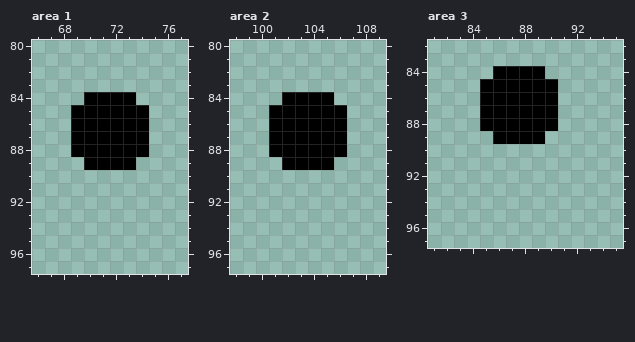
Two states of a pixel-art file, Assets/Tiles/TileSet.aseprite. Above, as it was before the edit.
256x256 pixels, 1 frame. Colours within 5 levels of each other are drawn and written as one. Shown: area 1: x 66..77, y 80..97; area 2: x 98..109, y 80..97; area 3: x 81..95, y 82..97. The commit also changed other parts of the picture, which this record leaves out.
Now the later version:
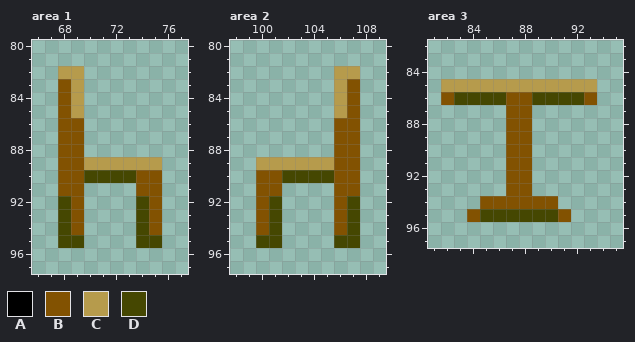
Palette (. is transparent): A #000000  B #825201  C #b69b4c  D #454701
Difference:
--- area 1
@@ x 66..77 @@
 81 ............
-82 ............
-83 ............
-84 ....AAAA....
-85 ...AAAAAA...
-86 ...AAAAAA...
-87 ...AAAAAA...
-88 ...AAAAAA...
-89 ....AAAA....
-90 ............
-91 ............
-92 ............
-93 ............
-94 ............
-95 ............
+82 ..CC........
+83 ..BC........
+84 ..BC........
+85 ..BC........
+86 ..BB........
+87 ..BB........
+88 ..BB........
+89 ..BBCCCCCC..
+90 ..BBDDDDBB..
+91 ..BB....BB..
+92 ..DB....DB..
+93 ..DB....DB..
+94 ..DB....DB..
+95 ..DD....DD..
 96 ............
--- area 2
@@ x 98..109 @@
 81 ............
-82 ............
-83 ............
-84 ....AAAA....
-85 ...AAAAAA...
-86 ...AAAAAA...
-87 ...AAAAAA...
-88 ...AAAAAA...
-89 ....AAAA....
-90 ............
-91 ............
-92 ............
-93 ............
-94 ............
-95 ............
+82 ........CC..
+83 ........CB..
+84 ........CB..
+85 ........CB..
+86 ........BB..
+87 ........BB..
+88 ........BB..
+89 ..CCCCCCBB..
+90 ..BBDDDDBB..
+91 ..BB....BB..
+92 ..BD....BD..
+93 ..BD....BD..
+94 ..BD....BD..
+95 ..DD....DD..
 96 ............
--- area 3
@@ x 81..95 @@
 83 ...............
-84 .....AAAA......
-85 ....AAAAAA.....
-86 ....AAAAAA.....
-87 ....AAAAAA.....
-88 ....AAAAAA.....
-89 .....AAAA......
-90 ...............
-91 ...............
-92 ...............
-93 ...............
-94 ...............
-95 ...............
+84 ...............
+85 .CCCCCCCCCCCC..
+86 .BDDDDBBDDDDB..
+87 ......BB.......
+88 ......BB.......
+89 ......BB.......
+90 ......BB.......
+91 ......BB.......
+92 ......BB.......
+93 ......BB.......
+94 ....BBBBBB.....
+95 ...BDDDDDDB....
 96 ...............
Where, in picture pixels (left, top, right, bottom), the same in both pictures:
changed: (58, 66, 162, 248)
changed: (256, 66, 360, 248)
changed: (441, 66, 597, 222)
